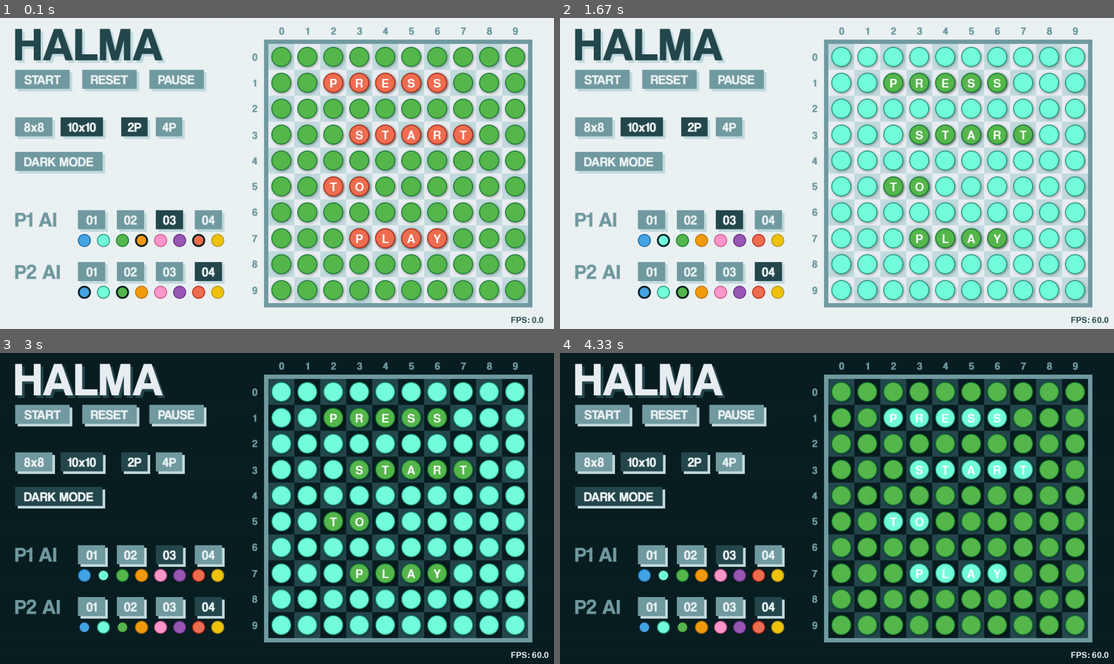
Above: before the commit, frames 1-4 (two rows, left to right).
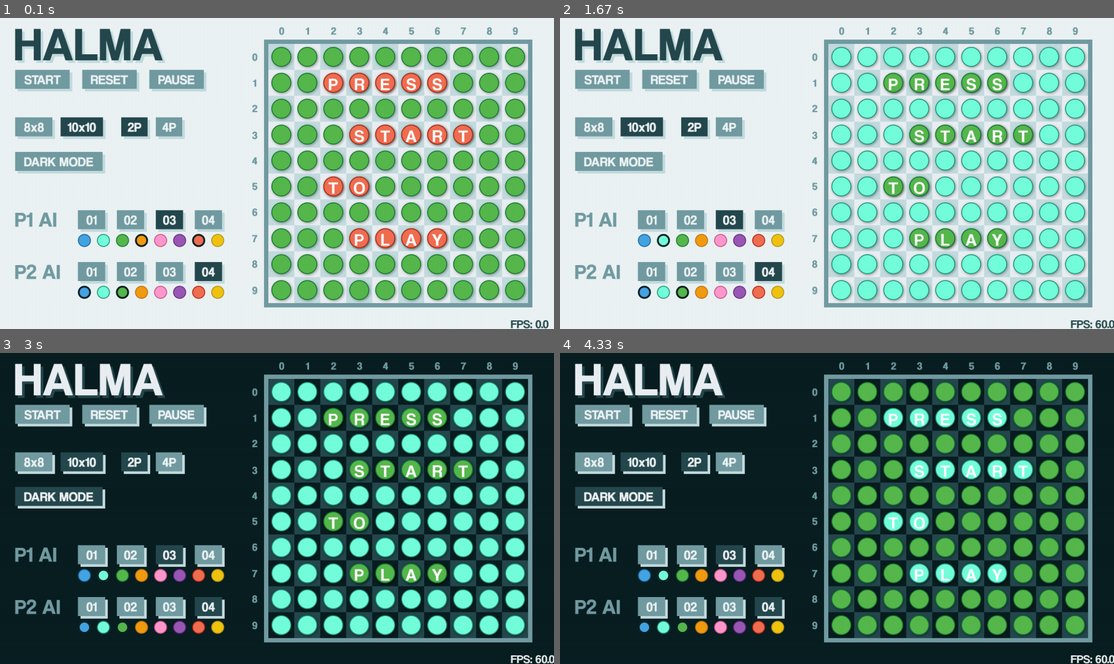
Above: after the commit, the same moments.

Repository: rasisbuldan/halma_game
Game: pygame game, started from halma_gui.py
The game is run twice, just before and just after one commit, with the same random seed, the same clock (stepped at 60 frames per second) and the same inputs.
Inputs (mouse positions are in pixels of both pictures, inside the frame that each line leads up to):
- Up to frame 1 (0.1 s): no input
- Up to frame 2 (1.67 s): click (737, 80) at 0.38 s; click (837, 195) at 0.88 s; click (665, 245) at 1.22 s
- Up to frame 3 (3 s): click (77, 499) at 2.05 s
- Up to frame 4 (4.33 s): click (748, 405) at 3.38 s; click (981, 480) at 3.72 s

The runs differ from the first frame. In frame 1, 0.7% of the frame differs, in the area x 59-100%, y 19-100%; in frame 2, 0.8%; in frame 3, 0.8%; in frame 4, 0.7%.

Commit message:
Added font

Diff:
--- a/halma_gui.py
+++ b/halma_gui.py
@@ -15,7 +15,6 @@
     - Verbose / quiet parameter
     - Reset function redefinition
     - Analytics (avg time, move arrow)
-    - Font import from assets file
     - PyPi package
 
 To do test:
@@ -221,14 +220,14 @@
         self.cp_selected        = pygame.image.load('assets/pieces/cpselected.png')
 
         # Font definition
-        self.font_time          = pygame.font.SysFont('Coolvetica', 120)
-        self.font_time_stack    = pygame.font.SysFont('Coolvetica', 60)
-        self.font_player_name   = pygame.font.SysFont('Coolvetica', 100)
-        self.font_fps           = pygame.font.SysFont('Coolvetica', 28)
-        self.font_move_history  = pygame.font.SysFont('Coolvetica', 40)
-        self.font_piece         = pygame.font.SysFont('Coolvetica', 40)
-        self.font_score         = pygame.font.SysFont('Coolvetica', 110)
-        self.font_warning       = pygame.font.SysFont('Coolvetica', 34)
+        self.font_time          = pygame.font.Font('assets/fonts/coolvetica.ttf', 120)
+        self.font_time_stack    = pygame.font.Font('assets/fonts/coolvetica.ttf', 60)
+        self.font_player_name   = pygame.font.Font('assets/fonts/coolvetica.ttf', 100)
+        self.font_fps           = pygame.font.Font('assets/fonts/coolvetica.ttf', 28)
+        self.font_move_history  = pygame.font.Font('assets/fonts/coolvetica.ttf', 40)
+        self.font_piece         = pygame.font.Font('assets/fonts/coolvetica.ttf', 40)
+        self.font_score         = pygame.font.Font('assets/fonts/coolvetica.ttf', 110)
+        self.font_warning       = pygame.font.Font('assets/fonts/coolvetica.ttf', 34)
 
     # Reinitialize player
     # to do : 4 player model init
@@ -361,6 +360,16 @@
         # Draw text
         self.screen.blit(textSurface, textRect)
 
+    # Custom text button
+    def draw_button(self, text, color, x, y):
+        # Create text object
+        textSurface = self.font_piece.render(text, True, (colors['WHITE']))
+        textRect = textSurface.get_rect()
+
+        # Draw button
+        textRect
+
+
     # Get color dictionary by index
     def get_color(self, i):
         return colors[colors_enum[i][1]]
@@ -525,7 +534,6 @@
 
         # Pause button
         if self.in_region(mouse,345,120,126,44):
-            print('[hover pause]',self.prev_pause)
             self.screen.blit(self.button_active[2], dest=(345,120))
             if click[0] == 1:
                 print('[click pause]')
Binary file added: assets/fonts/coolvetica.ttf
